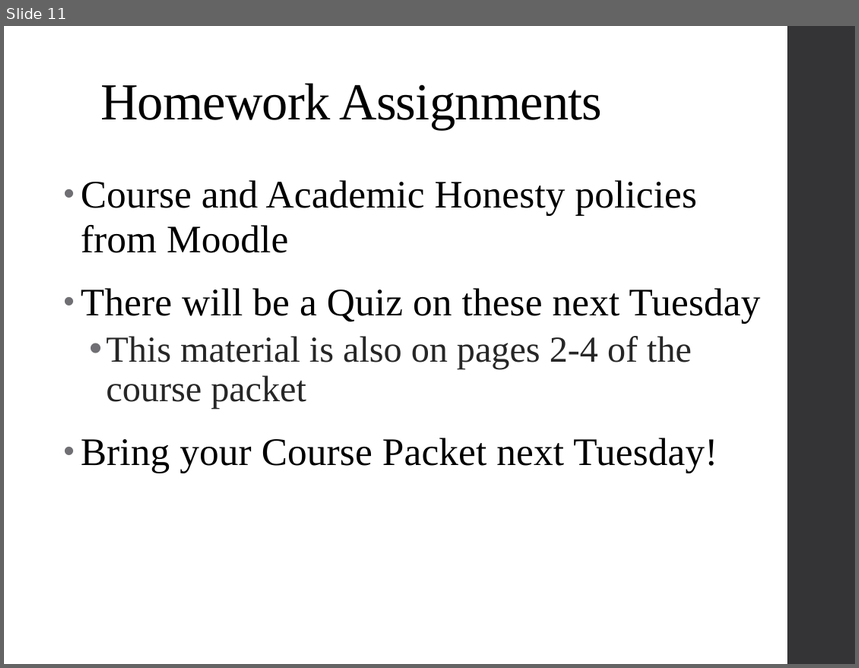
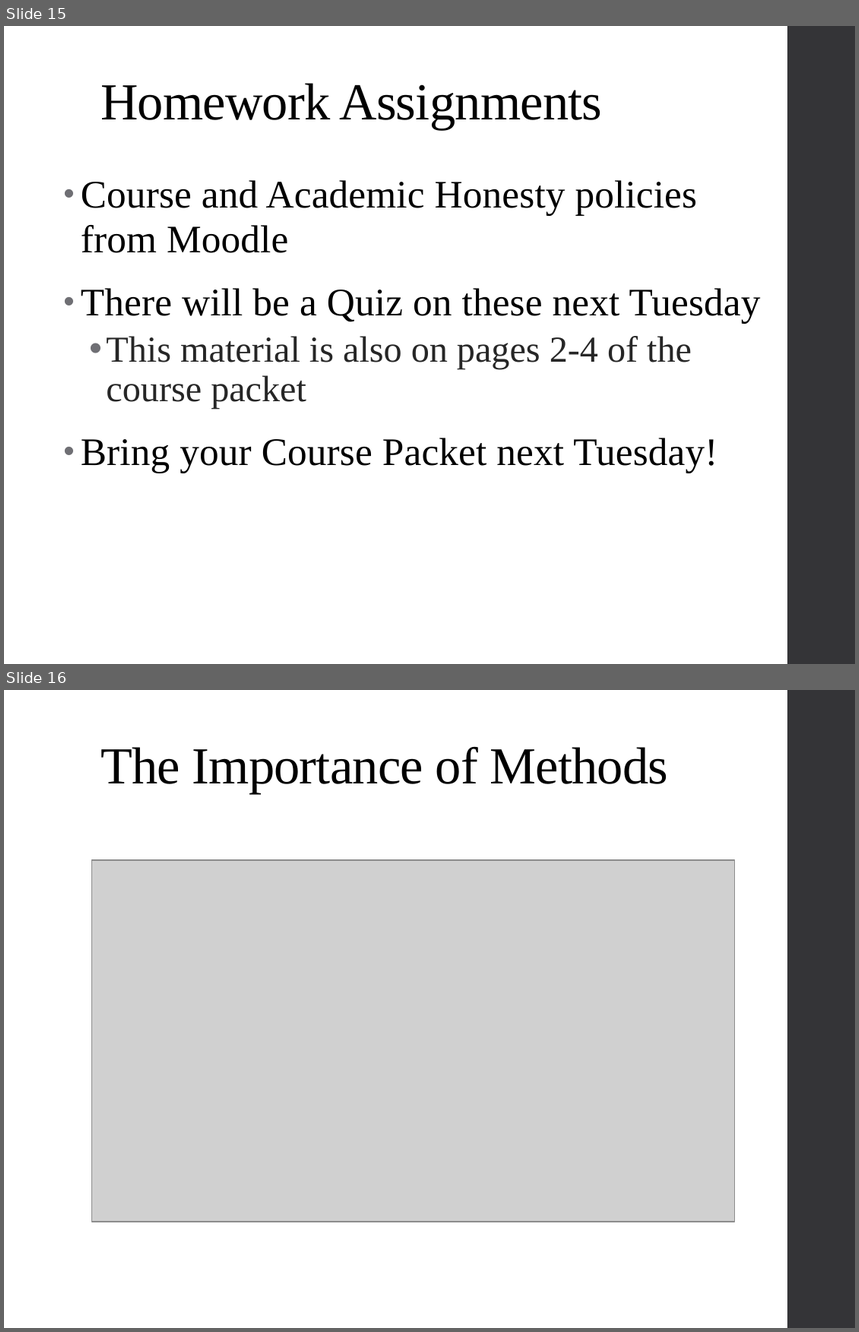
Before and after one commit to psadil/psych241, a slide deck: slides/lab1_21jan2016/lab1_21jan2016.pptx. Shown one above the other, each under a label of ours: slide 11 before the commit, slides 15 and 16 after it. The pictures are 859x668 and 859x1332 pixels, drawn with LibreOffice and Linux fonts; fonts in the diff are those of the drawing; grey boxes stand for pictures. Boxes give left, top, right and bottom in pixels: in the first picture for what was removed or moved away, otherwise in the second. Text is boxed around its words. In the diff, an @@ line names an element or a change of style, - is before the commit and + after.

```diff
--- a/slides/lab1_21jan2016/lab1_21jan2016.pptx
+++ b/slides/lab1_21jan2016/lab1_21jan2016.pptx
@@ slide 16 added at bbox=[4, 690, 855, 1328], background #FFFFFF; not listed: 1 template element that a slide beside it also shows @@
@@ title added at bbox=[101, 747, 668, 794], 44 pt, text #000000 @@
+The Importance of Methods
@@ picture added at bbox=[91, 860, 734, 1222] @@
@@ what was slide 11 is now slide 15 @@
```
Also in this commit, not shown: 4 slides changed, 7 other slides added, 7 other files.
